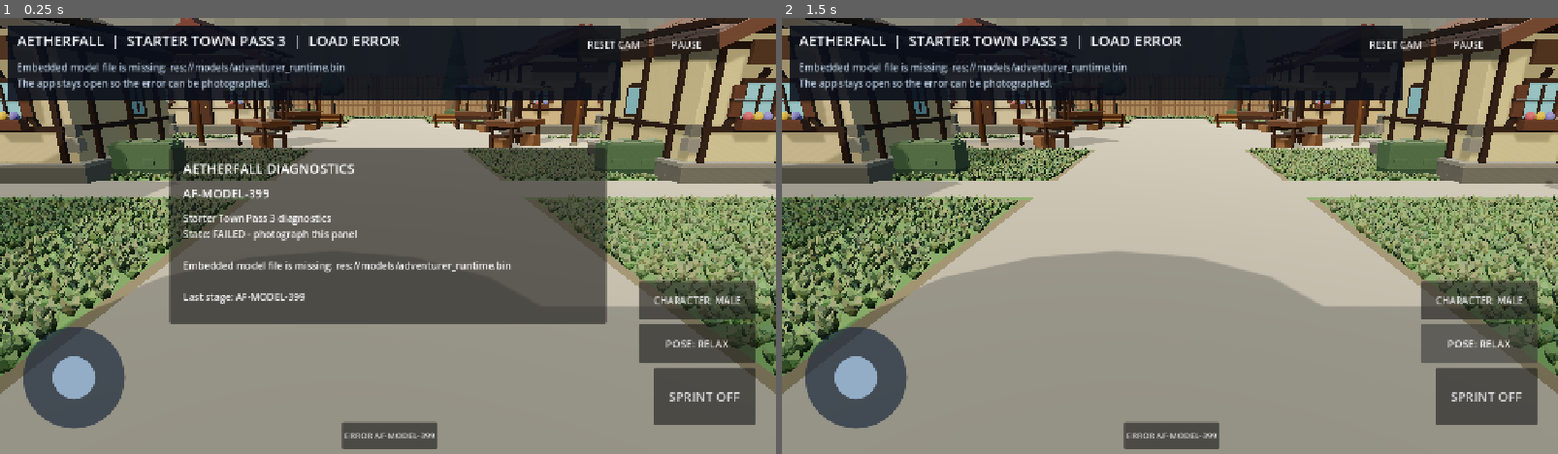
Above: before the commit, frames 1-2 (left to right).
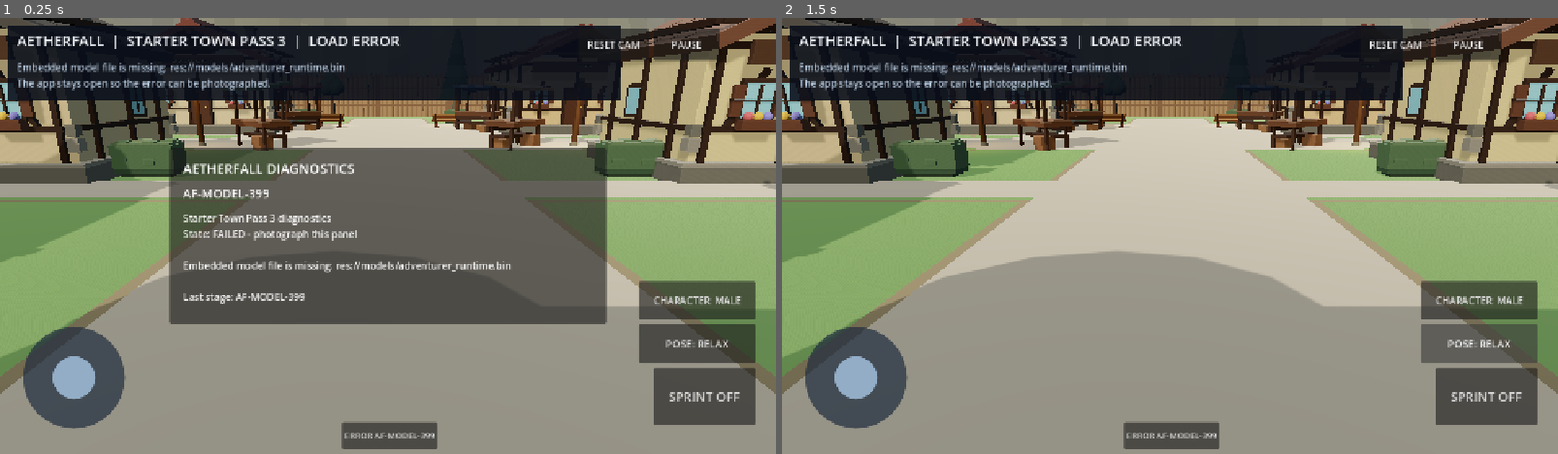
Above: after the commit, the same moments.

Repository: demetrecerrone-star/Aetherfall
Game: Godot game, scene res://starter_town.tscn
The game is run twice, just before and just after one commit, with the same random seed, the same clock (stepped at 60 frames per second) and the same inputs.
Inputs:
- Up to frame 1 (0.25 s): no input
- Up to frame 2 (1.5 s): click "ERROR AF-MODEL-399" at 0.5 s; click "POSE: RELAX" at 1.25 s

The runs differ from the first frame. In frame 1, 8.2% of the frame differs, in the area x 0-100%, y 22-82%; in frame 2, 9.3%.
Error after the commit: Parse Error: Cannot infer the type of "check_pos" variable because the value doesn't have a set type. (res://grass_field.gd:118)

Commit message:
Blend instanced common and wispy grass, clover patches and sparse ferns into organic mobile meadow

Diff:
--- a/cleanroom/grass_field.gd
+++ b/cleanroom/grass_field.gd
@@ -52,76 +52,130 @@
     return mesh
 
 static func populate(town: Node3D, blocked: Callable, ground_y: Callable) -> int:
-    # Import the genuine Quaternius short grass, preserving native leaf shapes
-    # and textures. Fall back to the previous soft procedural grass if the
-    # optional CC0 bundle has not been uploaded to this branch.
-    var native_mesh := NatureReplacement.grass_mesh()
-    var native_enabled := native_mesh != null
-    var mesh: ArrayMesh = native_mesh if native_enabled else _blade_mesh()
+    # Mix real Quaternius models. Most grass remains short; wispy blades and
+    # clover form patches, while larger ferns are rare and grow at soft edges.
+    # One MultiMesh per type/tile prevents thousands of individual draw calls.
+    var model_names := ["Grass_Common_Short", "Grass_Wispy_Short", "Clover_1", "Fern_1"]
+    var meshes: Array[ArrayMesh] = []
+    var native_enabled := true
+    for name in model_names:
+        var imported := NatureReplacement.grass_mesh(name)
+        if imported == null:
+            native_enabled = false
+            break
+        meshes.append(imported)
+    if not native_enabled:
+        meshes.clear()
+        meshes.append(_blade_mesh())
+        model_names = ["ProceduralMeadowFallback"]
+
     var rng := RandomNumberGenerator.new()
     rng.seed = 20261011
-    var total := 0
+    var totals := [0, 0, 0, 0]
     var tile_index := 0
+    var all_batches := 0
     for tx in range(-26, 26, 8):
         for tz in range(-26, 26, 8):
-            var transforms: Array[Transform3D] = []
-            var colors: Array[Color] = []
+            var transforms_by_type: Array = [[], [], [], []]
+            var colors_by_type: Array = [[], [], [], []]
             for gx in range(SAMPLES_PER_CELL):
                 for gz in range(SAMPLES_PER_CELL):
-                    # Softer, natural coverage rather than a row-perfect grid.
                     if rng.randf() < 0.012:
                         continue
                     var x := float(tx) + (float(gx) + 0.5) * TUFT_SPACING + rng.randf_range(-0.089, 0.089)
                     var z := float(tz) + (float(gz) + 0.5) * TUFT_SPACING + rng.randf_range(-0.089, 0.089)
                     if absf(x) > 25.7 or absf(z) > 23.5:
                         continue
-                    # Only lawn. Never put grass on a road, market paving,
-                    # dirt shoulder, house, stall, bench or solid prop.
+                    # All four plants require *actual bare lawn* rather than
+                    # roads, dirt shoulders or paved door approaches.
                     if float(ground_y.call(Vector3(x, 0.0, z))) > 0.012:
                         continue
                     if bool(blocked.call(Vector2(x, z))):
                         continue
-                    var scale_factor := rng.randf_range(0.86, 1.19)
-                    var blade_height := rng.randf_range(0.79, 1.18)
+
+                    var cluster := sin(x * 0.69 + cos(z * 0.31) * 1.2) * 0.42
+                    cluster += cos(z * 0.57 - x * 0.19) * 0.38
+                    cluster += sin((x + z) * 0.25) * 0.20
+                    var is_edge := false
+                    if native_enabled:
+                        # Near foundations/hedges, choose occasional wilder
+                        # vegetation rather than uniformly grooming the lawn.
+                        is_edge = bool(blocked.call(Vector2(x + 0.38, z))) or bool(blocked.call(Vector2(x - 0.38, z)))
+                    var roll := rng.randf()
+                    var type_id := 0
+                    if native_enabled:
+                        if is_edge and roll < 0.013 and cluster > -0.25:
+                            type_id = 3
+                        elif roll < (0.045 if cluster < 0.15 else 0.075):
+                            type_id = 2
+                        elif roll < (0.21 if cluster > 0.22 else 0.16):
+                            type_id = 1
+                        # Bigger fern footprint must also remain completely
+                        # inside the grass and outside solid scenery.
+                        if type_id == 3:
+                            var fern_safe := true
+                            for check in [Vector2(0.30, 0), Vector2(-0.30, 0), Vector2(0, 0.30), Vector2(0, -0.30)]:
+                                var check_pos := Vector2(x, z) + check
+                                if bool(blocked.call(check_pos)) or float(ground_y.call(Vector3(check_pos.x, 0.0, check_pos.y))) > 0.012:
+                                    fern_safe = false
+                                    break
+                            if not fern_safe:
+                                type_id = 0
+
+                    var jitter := rng.randf_range(0.84, 1.19)
+                    var blade_height := rng.randf_range(0.83, 1.18)
+                    var basis_scale := Vector3(jitter, blade_height, jitter)
+                    if native_enabled:
+                        match type_id:
+                            0:
+                                basis_scale *= Vector3(0.29, 0.145, 0.29)
+                            1:
+                                basis_scale *= Vector3(0.17, 0.177, 0.17)
+                            2:
+                                basis_scale *= Vector3(0.28, 0.118, 0.28)
+                            3:
+                                basis_scale *= Vector3(0.19, 0.56, 0.19)
                     var angle := rng.randf_range(0.0, TAU)
-                    # The imported glTF grass is ~1.31m tall. Scale its
-                    # geometry down to maintained village-lawn height ~0.19m.
-                    var planted_size := Vector3(
-                        scale_factor * (0.29 if native_enabled else 1.0),
-                        blade_height * (0.145 if native_enabled else 1.0),
-                        scale_factor * (0.29 if native_enabled else 1.0))
-                    var basis := Basis(Vector3.UP, angle).scaled(planted_size)
-                    transforms.append(Transform3D(basis, Vector3(x - float(tx), 0.008, z - float(tz))))
-                    colors.append(Color(
-                        rng.randf_range(0.86, 1.04),
-                        rng.randf_range(0.90, 1.04),
+                    var basis := Basis(Vector3.UP, angle).scaled(basis_scale)
+                    (transforms_by_type[type_id] as Array).append(
+                        Transform3D(basis, Vector3(x - float(tx), 0.012, z - float(tz))))
+                    var rich := 0.93 if cluster < -0.34 else (1.03 if cluster > 0.35 else 0.98)
+                    (colors_by_type[type_id] as Array).append(Color(
+                        rich * rng.randf_range(0.87, 1.02),
+                        rng.randf_range(0.88, 1.05),
                         rng.randf_range(0.87, 1.02),
                         1.0
                     ))
-            if transforms.is_empty():
-                continue
-            var batch := MultiMesh.new()
-            batch.transform_format = MultiMesh.TRANSFORM_3D
-            batch.use_colors = true
-            batch.mesh = mesh
-            batch.instance_count = transforms.size()
-            for j in range(transforms.size()):
-                batch.set_instance_transform(j, transforms[j])
-                batch.set_instance_color(j, colors[j])
-            var render := MultiMeshInstance3D.new()
-            render.name = "GrassField_%02d" % tile_index
-            render.position = Vector3(float(tx), 0, float(tz))
-            render.multimesh = batch
-            render.cast_shadow = GeometryInstance3D.SHADOW_CASTING_SETTING_OFF
-            town.add_child(render)
+            for kind in range(meshes.size()):
+                var transforms: Array = transforms_by_type[kind]
+                if transforms.is_empty():
+                    continue
+                var colors: Array = colors_by_type[kind]
+                var batch := MultiMesh.new()
+                batch.transform_format = MultiMesh.TRANSFORM_3D
+                batch.use_colors = true
+                batch.mesh = meshes[kind]
+                batch.instance_count = transforms.size()
+                for j in range(transforms.size()):
+                    batch.set_instance_transform(j, transforms[j])
+                    batch.set_instance_color(j, colors[j])
+                var render := MultiMeshInstance3D.new()
+                render.name = ("GrassField_" if kind == 0 else "MeadowAccent_%d_" % kind) + "%02d" % tile_index
+                render.position = Vector3(float(tx), 0, float(tz))
+                render.multimesh = batch
+                render.cast_shadow = GeometryInstance3D.SHADOW_CASTING_SETTING_OFF
+                town.add_child(render)
+                all_batches += 1
+                totals[kind] += transforms.size()
             tile_index += 1
-            total += transforms.size()
-    town.set_meta("grass_instance_count", total)
+    town.set_meta("grass_instance_count", totals[0] + totals[1] + totals[2] + totals[3])
     town.set_meta("grass_chunk_count", tile_index)
-    town.set_meta("grass_style", "quaternius_textured_short_grass" if native_enabled else "soft_curved_meadow_grass")
+    town.set_meta("grass_draw_batches", all_batches)
+    town.set_meta("grass_species_counts", totals)
+    town.set_meta("grass_style", "quaternius_mixed_fantasy_meadow" if native_enabled else "soft_curved_meadow_grass")
     town.set_meta("grass_nature_model_loaded", native_enabled)
     town.set_meta("grass_spacing_m", TUFT_SPACING)
     town.set_meta("grass_coverage_pass", "dense_foundation_edges")
     town.set_meta("grass_source_tile_size_m", CELL_SIZE)
     town.set_meta("grass_blade_nominal_height_m", 0.184)
-    return total
+    return totals[0] + totals[1] + totals[2] + totals[3]
